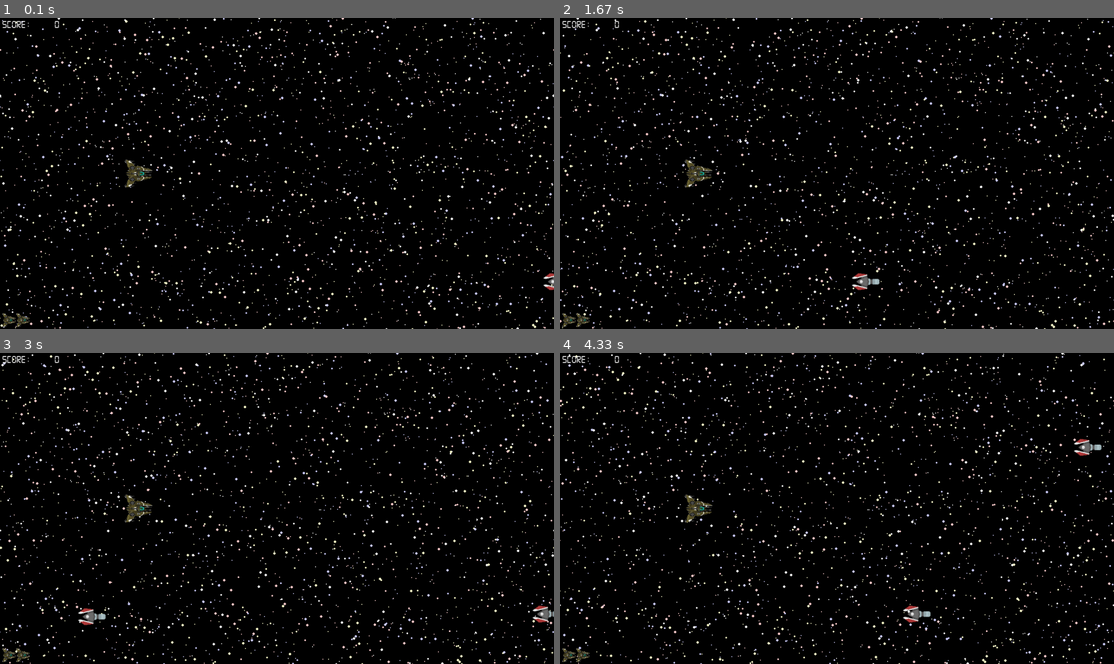
Above: before the commit, frames 1-4 (two rows, left to right).
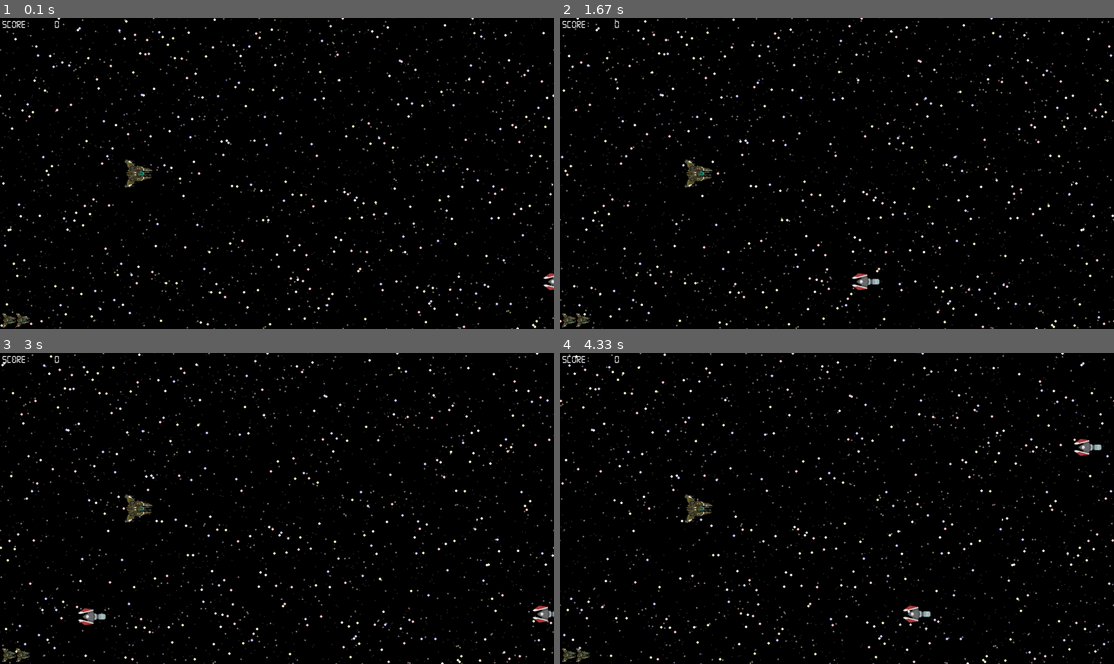
Above: after the commit, the same moments.

Repository: cacilhas/pygame-shooter-tutorial
Game: pygame game, started from main.py
The game is run twice, just before and just after one commit, with the same random seed, the same clock (stepped at 60 frames per second) and the same inputs.
Inputs:
- Up to frame 1 (0.1 s): no input
- Up to frame 2 (1.67 s): no input
- Up to frame 3 (3 s): no input
- Up to frame 4 (4.33 s): no input

The runs differ from the first frame. In frame 1, 2.3% of the frame differs, in the area x 0-100%, y 0-100%; in frame 2, 2.3%; in frame 3, 2.3%; in frame 4, 2.3%.

Commit message:
dinimish further star brightness

Diff:
--- a/stars.py
+++ b/stars.py
@@ -1,5 +1,5 @@
 from random import choice, randint
-from pygame import Surface
+from pygame import Color, Surface
 import pygame
 from action import Action, Actor
 from consts import RESOLUTION
@@ -23,19 +23,17 @@
             Surface(RESOLUTION, pygame.SRCALPHA),
             Surface(RESOLUTION, pygame.SRCALPHA),
         ]
+
         self.speeds: list[float] = [20.0, 40.0, 60.0]
         self.xs: list[float] = [10.0, 0.0, 0.0]
+        rect = (0, 0, *RESOLUTION)
 
         for i, facet in enumerate(facets):
+            pygame.draw.rect(facet, '#00000080', rect)
             for x in range(0, width, 1 << i):
                 y = randint(0, RESOLUTION[1])
                 color = choice(self.colors)
-                pygame.draw.circle(
-                    facet,
-                    color,
-                    (x, y),
-                    i + 1,
-                )
+                pygame.draw.circle(facet, color, (x, y), i + 1)
 
     async def update(self, delta: float) -> Action | None:
         for i, speed in enumerate(self.speeds):
